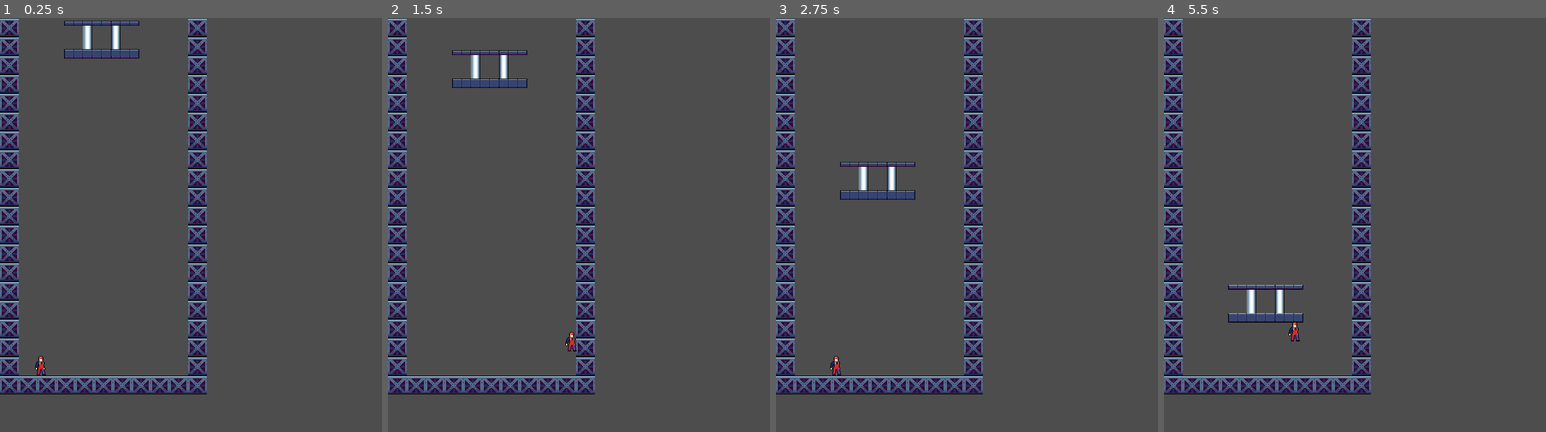
Above: before the commit, frames 1-4 (left to right).
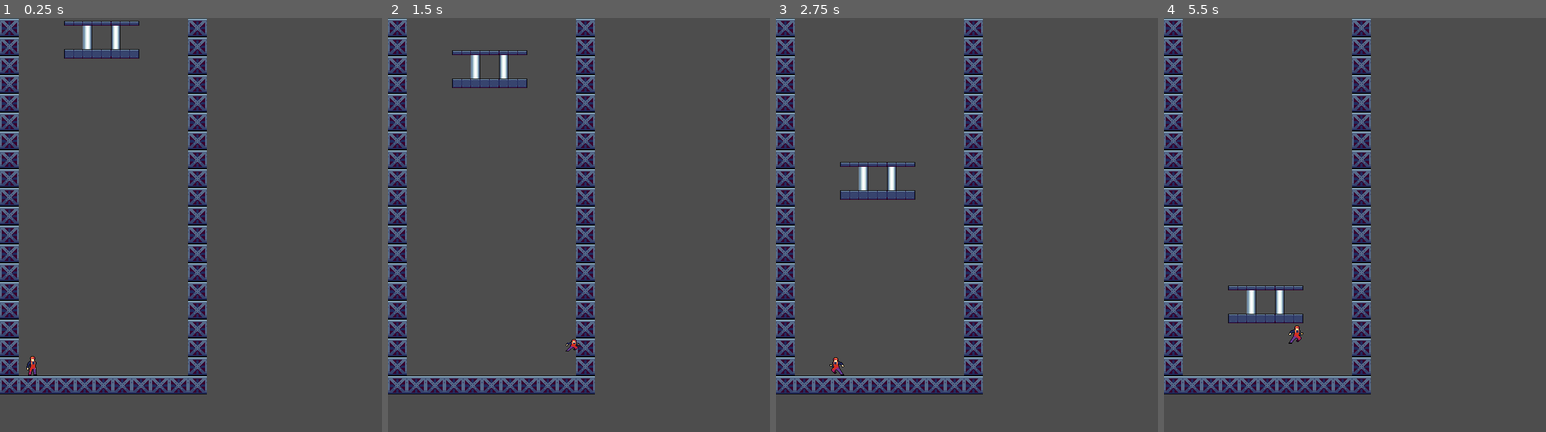
Above: after the commit, the same moments.

Repository: RexShipton/SkyRise-Scaler
Game: Godot game, scene res://world.tscn
Same seed, same stepped clock (60 frames per second), same inputs: the game is played once before the commit and once after it.
Inputs:
- Up to frame 1 (0.25 s): no input
- Up to frame 2 (1.5 s): hold S (character_crouch) 0.53-1.28 s; hold D (character_right) from 0.53 s (still down); tap W (character_jump) at 0.77, 0.8, 1.07, 1.35 s
- Up to frame 3 (2.75 s): tap W (character_jump) at 1.52, 1.82, 2.3 s; tap S (character_crouch) at 1.55 s; release D (character_right) at 2.03 s; hold A (character_left) from 2.03 s (still down); hold Down (block_fast_fall) from 2.03 s (still down)
- Up to frame 4 (5.5 s): release A (character_left) at 2.78 s; release Down (block_fast_fall) at 2.78 s; hold D (character_right) 2.78-4.28 s; tap S (character_crouch) at 2.85, 4.55 s; tap W (character_jump) at 3.02, 3.32, 3.77, 3.8, 4.07, 4.35, 4.52, 4.82, 5.3 s; hold S (character_crouch) 3.53-4.28 s; hold A (character_left) 4.28-5.03 s; hold D (character_right) from 5.03 s (still down); hold Down (block_fast_fall) from 5.03 s (still down)

The runs differ from the first frame. In frame 1, 0.2% of the frame differs, in the area x 6-12%, y 81-87%; in frame 2, 0.1%; in frame 3, less than 0.1%; in frame 4, 0.5%, in the area x 16-37%, y 64-79%.

Commit message:
character finished except crouch animations

Diff:
--- a/new-game-project/scenes/player.gd
+++ b/new-game-project/scenes/player.gd
@@ -1,29 +1,81 @@
 extends CharacterBody2D
 
+
+
+var jump_buffer : bool = false
+var jump_available : bool = true
+
+
 @onready var animation_player: AnimationPlayer = $AnimationPlayer
+@onready var jump_buffer_timer: Timer = $JumpBufferTimer
+@onready var coyote_timer: Timer = $CoyoteTimer
+
 
 @export var SPEED = 300.0
 @export var JUMP_VELOCITY = -400.0
+@export var Jump_Buffer_Time : float = .1
+@export var Coyote_Time: float = .1
 
 
-var is_in_air
-
+func _ready() -> void:
+	jump_buffer_timer.wait_time = Jump_Buffer_Time
+	coyote_timer.wait_time = Coyote_Time
 
 func _physics_process(delta: float) -> void:
 	# Add the gravity.
 	if not is_on_floor():
+		if jump_available and coyote_timer.is_stopped():
+			coyote_timer.start()
+		animation_player.play("airborne")
 		velocity += get_gravity() * delta
 
+	if is_on_floor() :
+		jump_available = true
+		if jump_buffer:
+			Jump()
+		if Input.get_action_strength("character_crouch") > 0:
+			if scale.y < -.9 or scale.y > .9:
+				scale.y = scale.y / 1.5
+		if Input.get_action_strength("character_crouch") == 0 and scale.y > -.9 and scale.y < .9:
+			print("hit")
+			scale.y = scale.y * 1.5
+		if Input.get_axis("character_left", "character_right") == 0:
+			animation_player.play("idle")
+		if Input.get_axis("character_left", "character_right") != 0:
+			animation_player.play("run")
+
+
 	# Handle jump.
-	if Input.is_action_just_pressed("character_jump") and is_on_floor():
-		velocity.y = JUMP_VELOCITY
+	if Input.is_action_just_pressed("character_jump"):
+		if jump_available:
+			Jump()
+		else:
+			jump_buffer = true
+			jump_buffer_timer.start()
 
 	# Get the input direction and handle the movement/deceleration.
 	# As good practice, you should replace UI actions with custom gameplay actions.
 	var direction := Input.get_axis("character_left", "character_right")
 	if direction:
+		if self.velocity.x < 0:
+			self.scale.y = abs(self.scale.y) * -1
+			self.rotation_degrees = 180
+#		parent.Sprite.flip_h = true
+		if self.velocity.x > 0:
+			self.scale.y = abs(self.scale.y)
+			self.rotation_degrees = 0
 		velocity.x = direction * SPEED
 	else:
 		velocity.x = move_toward(velocity.x, 0, SPEED)
+	move_and_slide()
 
-	move_and_slide()
+func Jump():
+	velocity.y = JUMP_VELOCITY
+	jump_buffer = false
+	jump_available = false
+
+func _on_jump_buffer_timer_timeout() -> void:
+	jump_buffer = false
+
+func _on_coyote_timer_timeout() -> void:
+	jump_available = false
--- a/new-game-project/scenes/player.tscn
+++ b/new-game-project/scenes/player.tscn
@@ -307,6 +307,35 @@
 "transitions": PackedFloat32Array(1),
 "update": 1,
 "values": [0]
+}
+
+[sub_resource type="Animation" id="Animation_ytlko"]
+resource_name = "run"
+length = 0.8
+loop_mode = 1
+tracks/0/type = "value"
+tracks/0/imported = false
+tracks/0/enabled = true
+tracks/0/path = NodePath("AnimatedSprite2D:animation")
+tracks/0/interp = 1
+tracks/0/loop_wrap = true
+tracks/0/keys = {
+"times": PackedFloat32Array(0),
+"transitions": PackedFloat32Array(1),
+"update": 1,
+"values": [&"Run"]
+}
+tracks/1/type = "value"
+tracks/1/imported = false
+tracks/1/enabled = true
+tracks/1/path = NodePath("AnimatedSprite2D:frame")
+tracks/1/interp = 1
+tracks/1/loop_wrap = true
+tracks/1/keys = {
+"times": PackedFloat32Array(0, 0.133333, 0.266667, 0.4, 0.533333, 0.666667),
+"transitions": PackedFloat32Array(1, 1, 1, 1, 1, 1),
+"update": 1,
+"values": [0, 1, 2, 3, 4, 5]
 }
 
 [sub_resource type="AnimationLibrary" id="AnimationLibrary_pjrao"]
@@ -315,18 +344,19 @@
 "airborne": SubResource("Animation_v5bof"),
 "die": SubResource("Animation_vx88i"),
 "hurt": SubResource("Animation_aslum"),
-"idle": SubResource("Animation_y1y4u")
+"idle": SubResource("Animation_y1y4u"),
+"run": SubResource("Animation_ytlko")
 }
 
 [node name="Player" type="CharacterBody2D"]
 script = ExtResource("1_ui1eo")
 
 [node name="CollisionShape2D" type="CollisionShape2D" parent="."]
-position = Vector2(13, -16)
+position = Vector2(-2, -16)
 shape = SubResource("CapsuleShape2D_rams7")
 
 [node name="AnimatedSprite2D" type="AnimatedSprite2D" parent="."]
-position = Vector2(24, -24)
+position = Vector2(9, -24)
 sprite_frames = SubResource("SpriteFrames_pk042")
 animation = &"Hurt"
 
@@ -335,3 +365,11 @@
 "": SubResource("AnimationLibrary_pjrao")
 }
 autoplay = "idle"
+
+[node name="JumpBufferTimer" type="Timer" parent="."]
+
+[node name="CoyoteTimer" type="Timer" parent="."]
+one_shot = true
+
+[connection signal="timeout" from="JumpBufferTimer" to="." method="_on_jump_buffer_timer_timeout"]
+[connection signal="timeout" from="CoyoteTimer" to="." method="_on_coyote_timer_timeout"]
Not shown: 1 places in new-game-project/scenes/player.tscn that only renumber resources
